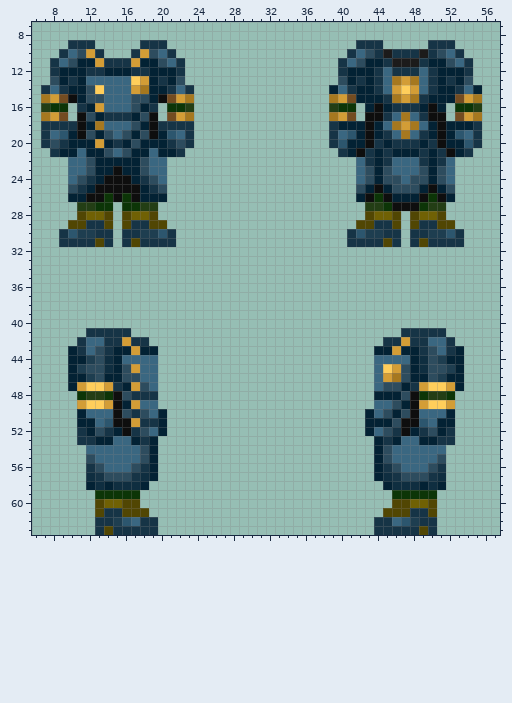
Edited in one commit: pixel-art sprite (Resources/Textures/Clothing/OuterClothing/Hardsuits/capspace.rsi/equipped-OUTERCLOTHING.png). The first picture shows the starting point.
The file is 64x64 pixels. Colours within 5 levels of each other are drawn and written as one. Shown: x 6..57, y 7..63.
The same view after the edit:
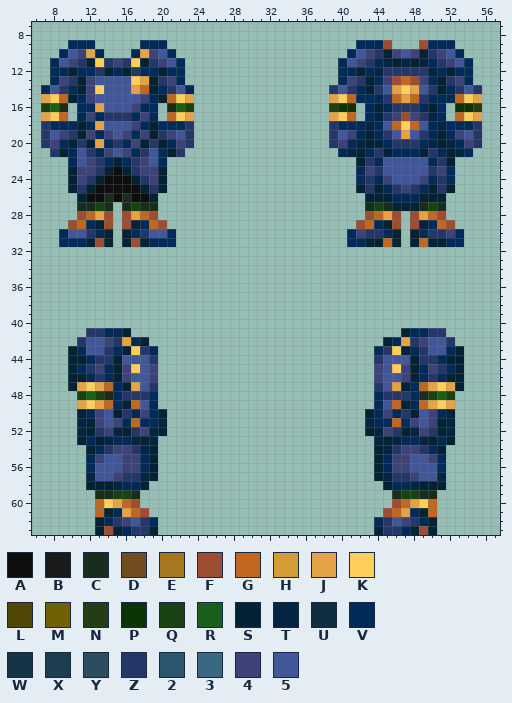
Palette (. is transparent): A #0e0e0e  B #1c1b1b  C #192d1f  D #734c21  E #a6781f  F #9d4d32  G #c06822  H #d39d36  J #e6a345  K #ffce5b  L #514603  M #706104  N #233e15  P #0c3507  Q #194214  R #19611b  S #032234  T #042542  U #0f2e40  V #002a57  W #163446  X #1e3e50  Y #2d4c5e  Z #253769  2 #2c566e  3 #3a6781  4 #3d4379  5 #41579a
Difference:
Changed rows in their new state; - is an unchanged pixel.
first column x 7:
 9 ---VVV-----VVV---------------------VVVF---FVVV---
10 --V54JV---VJ45V-------------------V54ZS454SZ45V--
11 -V54Z-KZ4ZK-Z45V-----------------V54ZVTSTSTVZ45V-
12 -VV-VVZ-V-ZVV-VV-----------------VV-VTZZZZZTV-VV-
13 -V4Z-45555-J-Z4V-----------------V4Z-V4FGF4V-Z4V-
14 V5ZV-4-555JG-VZ5V---------------Z5ZV-Z5J-J5Z-VZ5Z
15 JKGSV4555554VSGKJ---------------JKGVVVZGJGZVVVGKJ
16 QRC-VVJ5554VV-CRQ-------------------VSVZZZVSV----
17 JKG-V4VZZZV4V-GKJ---------------JKG-VTZ4F4ZTV-GKJ
18 ZVVVSVJ5554VSVVVZ---------------ZVVVTV5GKG5VTVVVZ
19 Z54ZS4V454V4SZ45Z---------------Z54VSVZ5J5ZVSV45Z
20 Z4V-Z-JVZV4-Z-V4Z---------------Z4VTSTVZZZVTSTV4Z
21 -Z-V5ZV454VZ5V-Z-----------------VTSVZSVVVSZVSTV-
22 ---V54ZV-VZ45V---------------------SZV55555VZS---
23 ---S44Z---Z44S---------------------V4Z55555Z4V---
24 ---S4Z-----Z4S---------------------VZV45554VZV---
25 ---SZ-------ZS---------------------SZSVZ4ZVSZS---
26 ---.---C-C-A-.---------------------.SSSVVVSSS.---
27 ----CCQC-CQCC-----------------------CQCSSSCQC----
28 ----FGJF-FJGF-----------------------FGJF-FJGF----
29 ---FGVSF-FSVGF---------------------FGVSF-FSVGF---
30 --V55ZVS-SVZ55V-------------------V4ZZVS-SVZZ4V--
31 --VVVSFS-SFSVVV-------------------VVSSGS-SGSSVV--
first column x 11:
41 -ZZVVS------------------------------SVVZZ-
42 Z554ZJVS--------------------------SVJZ455Z
43 V55ZV-KZV------------------------VZK-VZ55V
44 -VZZ-555Z------------------------Z555-ZZV-
45 VZ4V-4K54------------------------45K4-V4ZV
46 -VZV-4554------------------------4554-VZV-
47 J-JGV-J5Z------------------------Z5J-VGJ-J
48 QRQCVZZZV------------------------VZZZVCQRQ
49 J-JGV-G5V------------------------V5G-VGJ-J
50 -V45SZV4V------------------------V4VZS54V-
51 T-454VGVVT----------------------TVVGV454-T
52 T-Z4TSZ4T------------------------T4ZST4Z-T
53 SV-TVVTST------------------------TSTVVT-VS
54 -SVZ44ZT--------------------------TZ44ZVS-
55 -V45544V--------------------------V44554V-
56 -V55544V--------------------------V44555V-
57 -T554ZZT--------------------------TZZ455T-
58 --S-TVV----------------------------VVT-S--
59 --CCQQC----------------------------CQQCC--
60 --GKJGF----------------------------FGJKG--
61 --GSVJGF--------------------------FGJVSG--
62 --SVZ45ZV------------------------VZ54ZVS--
63 --SFSVZZS------------------------SZZVSFS--
Where, in picture pixels (left, top, right, bottom), the same in both pictures:
changed: (41, 40, 194, 247)
changed: (329, 40, 482, 247)
changed: (77, 328, 167, 535)
changed: (365, 328, 455, 535)
